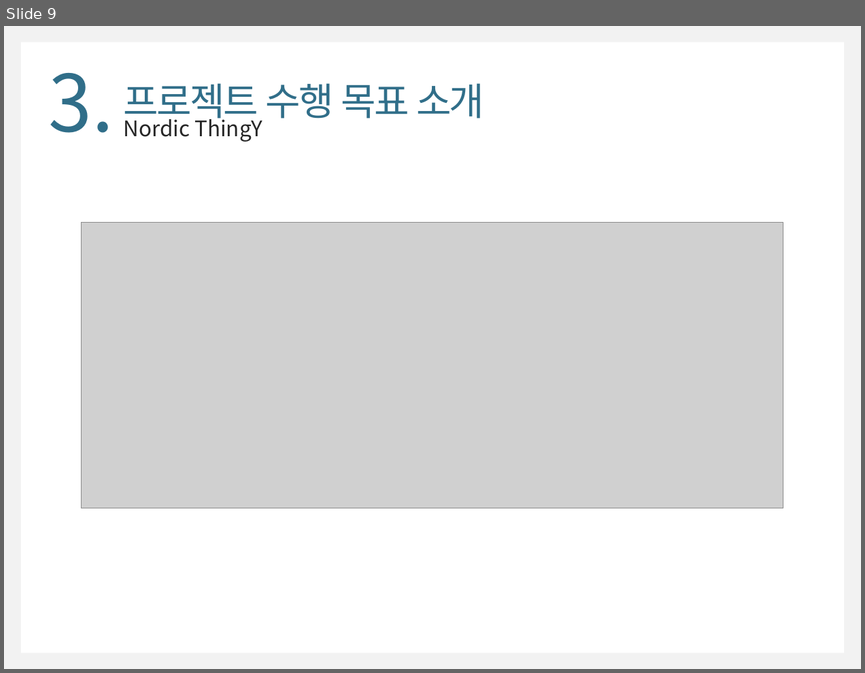
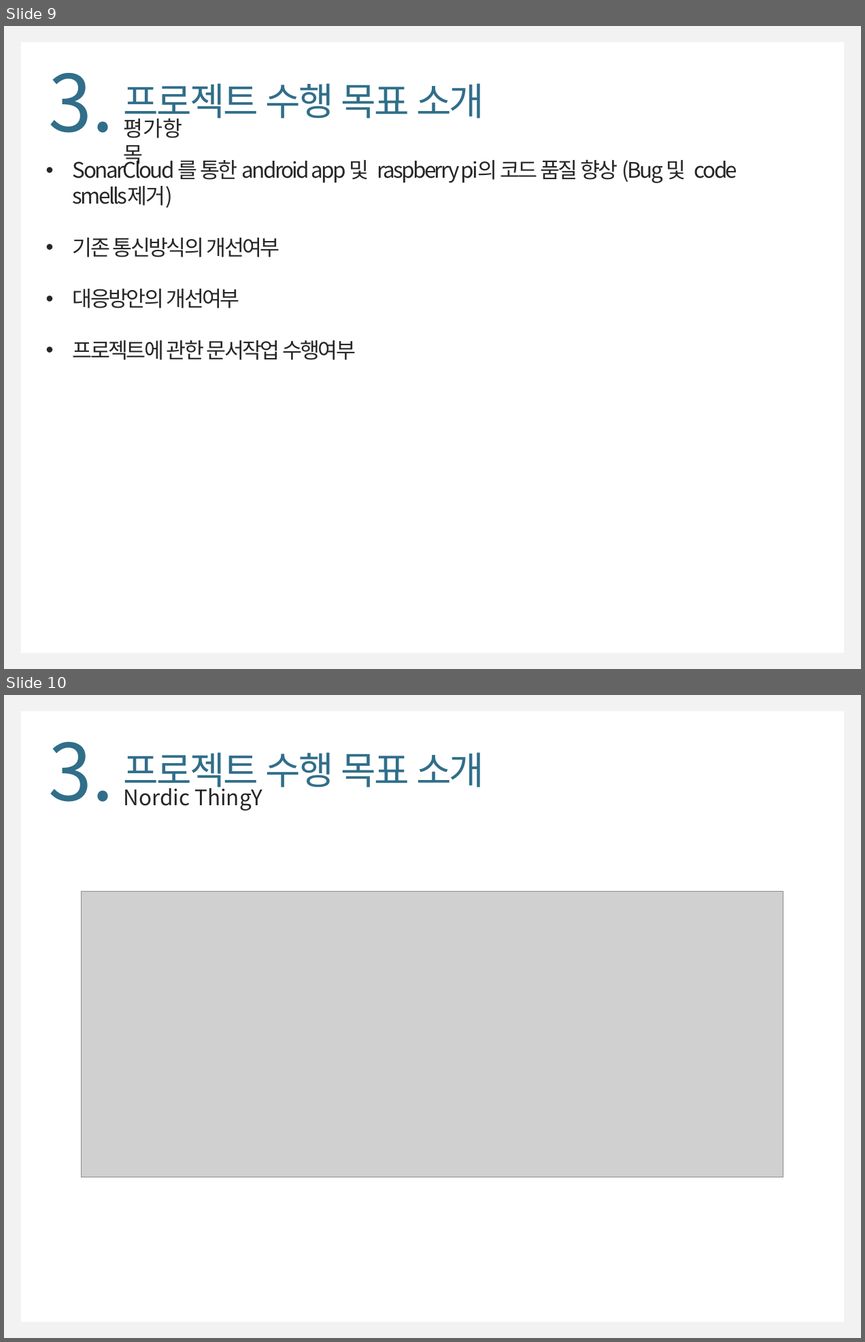
Before and after one commit to WongyuLee/KNU_SoftwareEngineering_2Team, a slide deck: SoftwareEngineering_2Team.pptx. Shown one above the other, each under a label of ours: slide 9 before the commit, slides 9 and 10 after it. The pictures are 865x673 and 865x1342 pixels, drawn with LibreOffice and Linux fonts; fonts in the diff are those of the drawing; grey boxes stand for pictures. Boxes give left, top, right and bottom in pixels: in the first picture for what was removed or moved away, otherwise in the second. Text is boxed around its words. In the diff, an @@ line names an element or a change of style, - is before the commit and + after.

```diff
--- a/SoftwareEngineering_2Team.pptx
+++ b/SoftwareEngineering_2Team.pptx
@@ slide 9 added at (4, 26, 861, 669), background #F2F2F2; not listed: 1 template element that a slide beside it also shows @@
@@ text added at (48, 73, 113, 133), 66 pt, text #306E89 @@
+3.
@@ text added at (123, 83, 484, 125), 32 pt, text #306E89 @@
+프로젝트 수행 목표 소개
@@ text added at (123, 118, 182, 168), 18 pt, text #262626 @@
+평가항목
@@ text added at (73, 157, 738, 360), 18 pt, text #262626 @@
+• SonarCloud 를 통한 android app 및 raspberry pi의 코드 품질 향상 (Bug 및 code smells제거)
+• 기존 통신방식의 개선여부
+• 대응방안의 개선여부
+• 프로젝트에 관한 문서작업 수행여부
@@ what was slide 9 is now slide 10 @@
```
Also in this commit, not shown: 1 slide changed.
